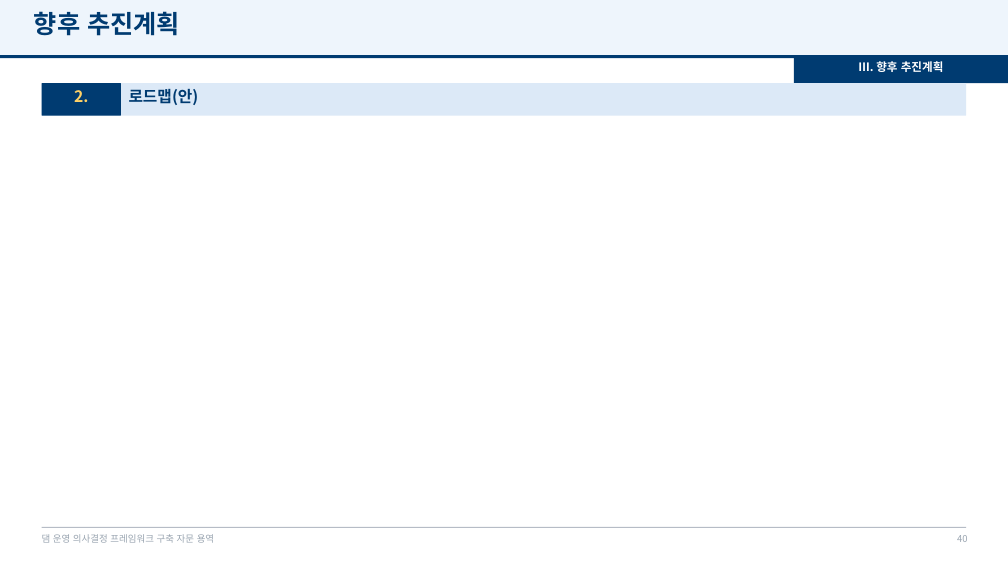
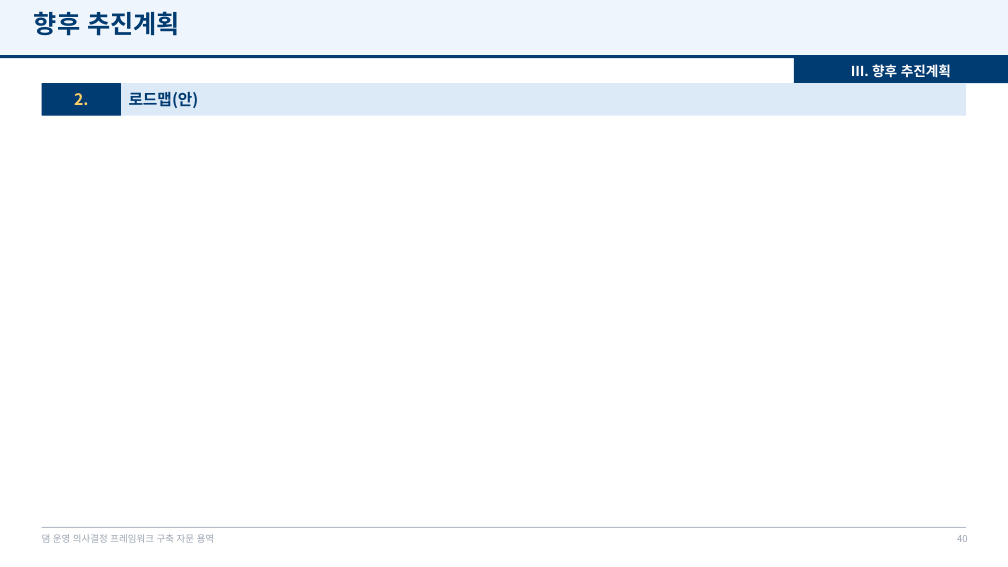
Before and after one commit to mkm1119/KGRAG-LLM, a slide deck: slide 40 of project_khnp/2026.12.09_최종보고회_발표자료_템플릿.pptx. Drawn at 1008x567 pixels with LibreOffice and Linux fonts; fonts in the diff are those of the drawing; background and template pictures are left out. Boxes give left, top, right and bottom in pixels: in the first picture for what was removed or moved away, otherwise in the second. Text is boxed around its words. In the diff, an @@ line names an element or a change of style, - is before the commit and + after.

```diff
--- a/project_khnp/2026.12.09_최종보고회_발표자료_템플릿.pptx
+++ b/project_khnp/2026.12.09_최종보고회_발표자료_템플릿.pptx
@@ text "Ⅲ. 향후 추진계획" at [851, 64, 951, 78]: size 11 to 13 pt; vertical alignment top to middle @@
@@ text "2." at [74, 93, 88, 105]: vertical alignment top to middle @@
@@ text "로드맵(안)" at [129, 92, 199, 108]: vertical alignment top to middle @@
```
Also in this commit, not shown: 34 other slides changed, 1 other file.
